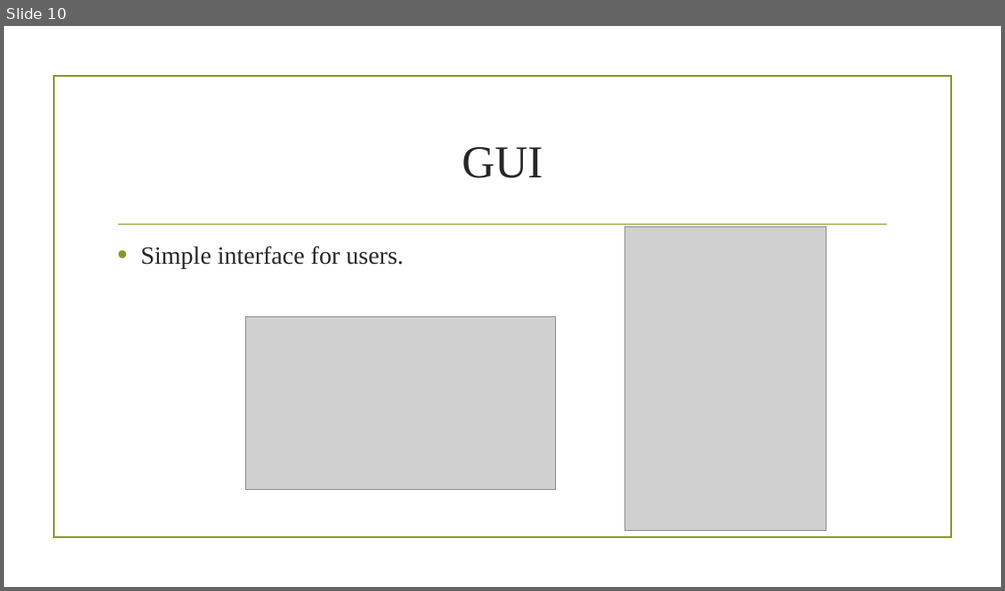
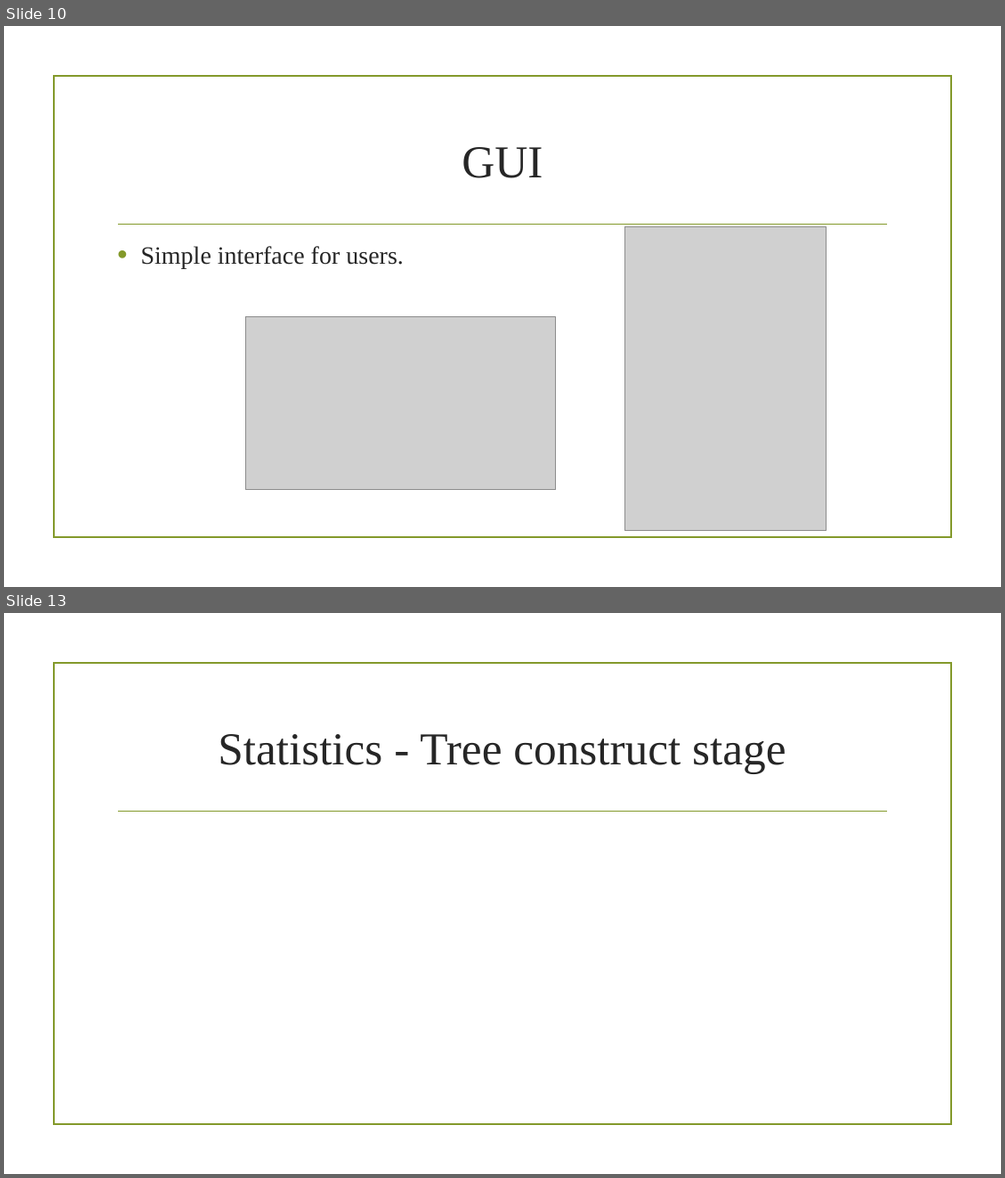
Before and after one commit to yanir26/Parallel-and-distributed-processing-of-big-data, a slide deck: Final presentation.pptx. Shown one above the other, each under a label of ours: slide 10 before the commit, slides 10 and 13 after it; the slides between them are not shown. The pictures are 1005x591 and 1005x1178 pixels, drawn with LibreOffice and Linux fonts; fonts in the diff are those of the drawing; grey boxes stand for pictures; background and template pictures are left out. Boxes give left, top, right and bottom in pixels: in the first picture for what was removed or moved away, otherwise in the second. Text is boxed around its words. In the diff, an @@ line names an element or a change of style, - is before the commit and + after.

```diff
--- a/Final presentation.pptx
+++ b/Final presentation.pptx
@@ slide 13 added at (4, 613, 1001, 1174), background picture (left out); not listed: 2 template elements that a slide beside it also shows @@
@@ title added at (218, 734, 785, 774), 44 pt, text #262626 @@
+Statistics - Tree construct stage
```
Also in this commit, not shown: 1 slide changed, 1 other slide added, 1 slide removed.
